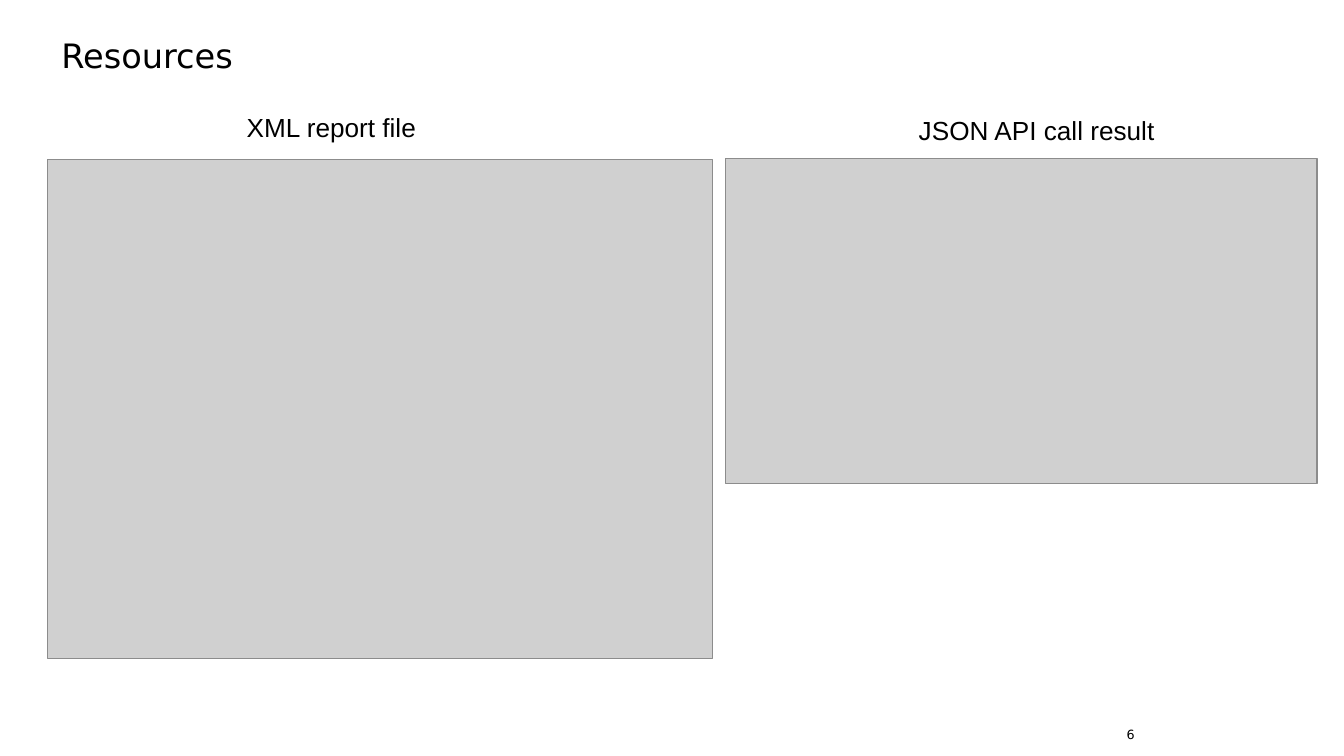
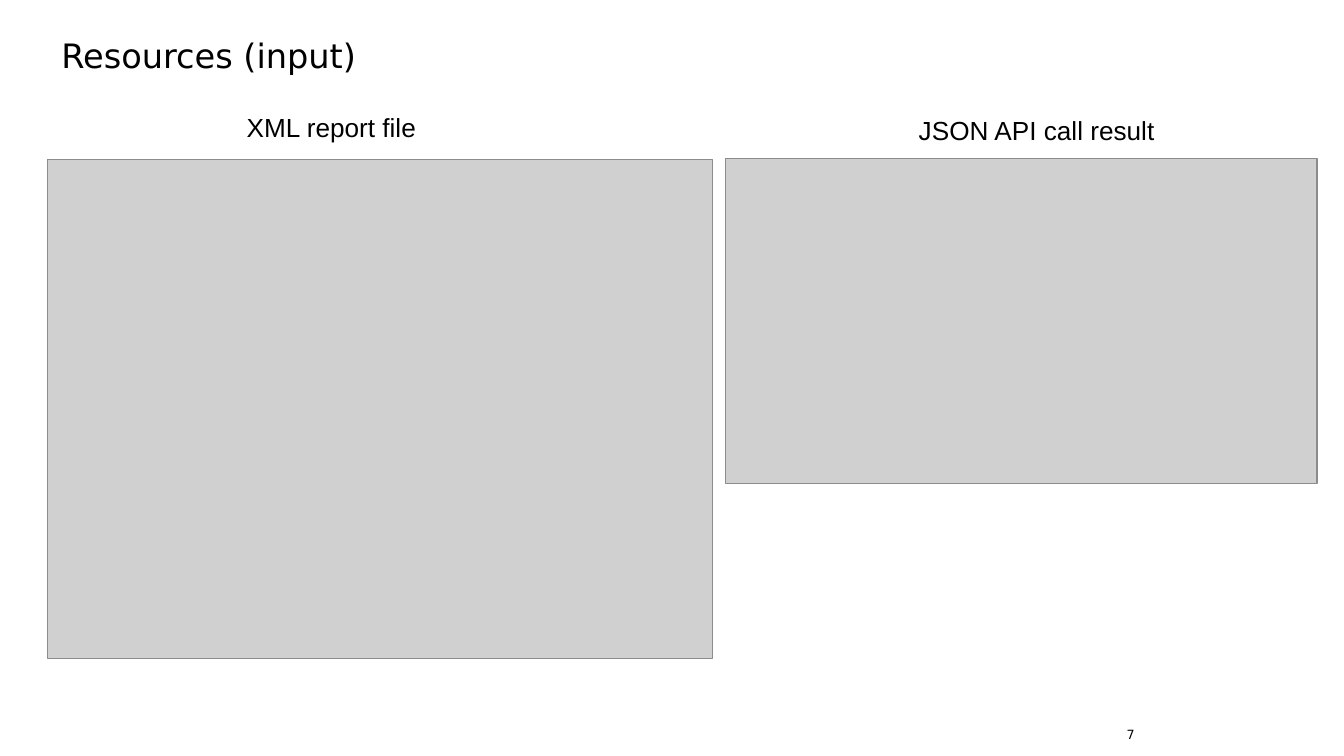
Before and after one commit to AntonBakaev/JiraDataAggregator, a slide deck: slide 7 of jira-data-aggregator-presentation.odp (slide 6 before the commit). Drawn at 1344x756 pixels with LibreOffice and Linux fonts; fonts in the diff are those of the drawing; grey boxes stand for pictures; background and template pictures are left out. Boxes give left, top, right and bottom in pixels: in the first picture for what was removed or moved away, otherwise in the second. Text is boxed around its words. In the diff, an @@ line names an element or a change of style, - is before the commit and + after.

```diff
--- a/jira-data-aggregator-presentation.odp
+++ b/jira-data-aggregator-presentation.odp
@@ title at (61, 42, 356, 75): text changed @@
-Resources
+Resources (input)
@@ page number at (1127, 729, 1135, 739): text changed @@
-6
+7
```
Also in this commit, not shown: 2 other slides changed.
